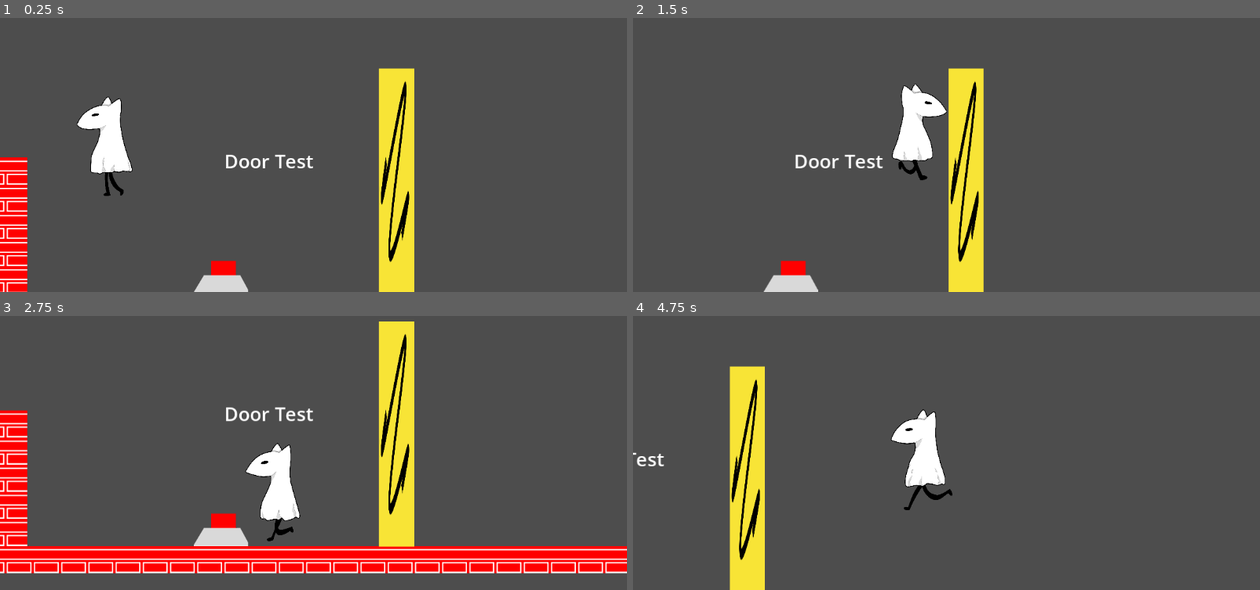
Above: before the commit, frames 1-4 (two rows, left to right).
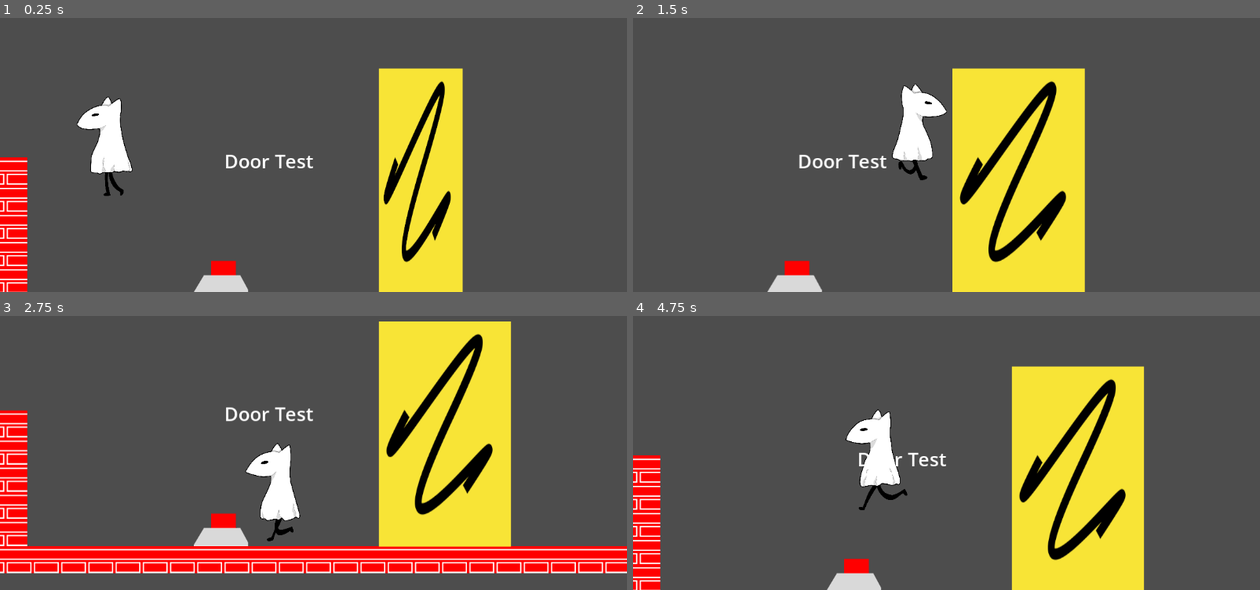
Above: after the commit, the same moments.

Repository: rcivan/ghost-dog
Game: Godot game, scene res://test/stages/TestDoorScene.tscn
Same seed, same stepped clock (60 frames per second), same inputs: the game is played once before the commit and once after it. This scene is started directly instead of the project's main scene.
Inputs:
- Up to frame 1 (0.25 s): no input
- Up to frame 2 (1.5 s): hold Q (slide) 0.53-1.28 s; hold Right (right) from 0.53 s (still down); tap Space (jump) at 0.77 s; tap Q (slide) at 1.35 s
- Up to frame 3 (2.75 s): tap Space (jump) at 1.52 s; release Right (right) at 2.03 s; hold Left (left) from 2.03 s (still down); hold Q (slide) from 2.03 s (still down)
- Up to frame 4 (4.75 s): release Left (left) at 2.78 s; release Q (slide) at 2.78 s; hold Right (right) 2.78-4.28 s; tap Q (slide) at 2.85, 4.35 s; tap Space (jump) at 3.02, 3.77, 4.52 s; hold Q (slide) 3.53-4.28 s; hold Left (left) from 4.28 s (still down)

The runs differ from the first frame. In frame 1, 7.6% of the frame differs, in the area x 60-74%, y 18-100%; in frame 2, 15%; in frame 3, 14%; in frame 4, 28%, in the area x 0-82%, y 18-100%.

Commit message:
Collision issues

Diff:
--- a/game/elements/stage/Door.gd
+++ b/game/elements/stage/Door.gd
@@ -5,10 +5,12 @@
 # Called when the node enters the scene tree for the first time.
 func _ready():
 	self.scale.x = 0.8
+	open_door()
 
 func open_door():
 	var tween = get_tree().create_tween()
 	tween.tween_property(self, "scale", Vector2(3,1), 0.5)
+	$DoorSprite/StaticBody2D.collision_mask = 9
 
 func close_door():
 	var tween = get_tree().create_tween()
--- a/game/elements/stage/Door.tscn
+++ b/game/elements/stage/Door.tscn
@@ -15,11 +15,11 @@
 texture = ExtResource("2_6bl7j")
 centered = false
 
-[node name="RigidBody2D" type="RigidBody2D" parent="DoorSprite"]
-position = Vector2(-7.70981e-12, 1.10304e-05)
-scale = Vector2(1, 1)
+[node name="StaticBody2D" type="StaticBody2D" parent="DoorSprite"]
+position = Vector2(-7.70981e-12, -1.50481e-12)
+scale = Vector2(3.7037, 0.722892)
 
-[node name="CollisionShape2D" type="CollisionShape2D" parent="DoorSprite/RigidBody2D"]
-position = Vector2(140.741, 140.964)
-scale = Vector2(1, 1)
+[node name="CollisionShape2D" type="CollisionShape2D" parent="DoorSprite/StaticBody2D"]
+position = Vector2(38, 195)
+scale = Vector2(0.27, 1.38333)
 shape = SubResource("RectangleShape2D_tn1a7")
